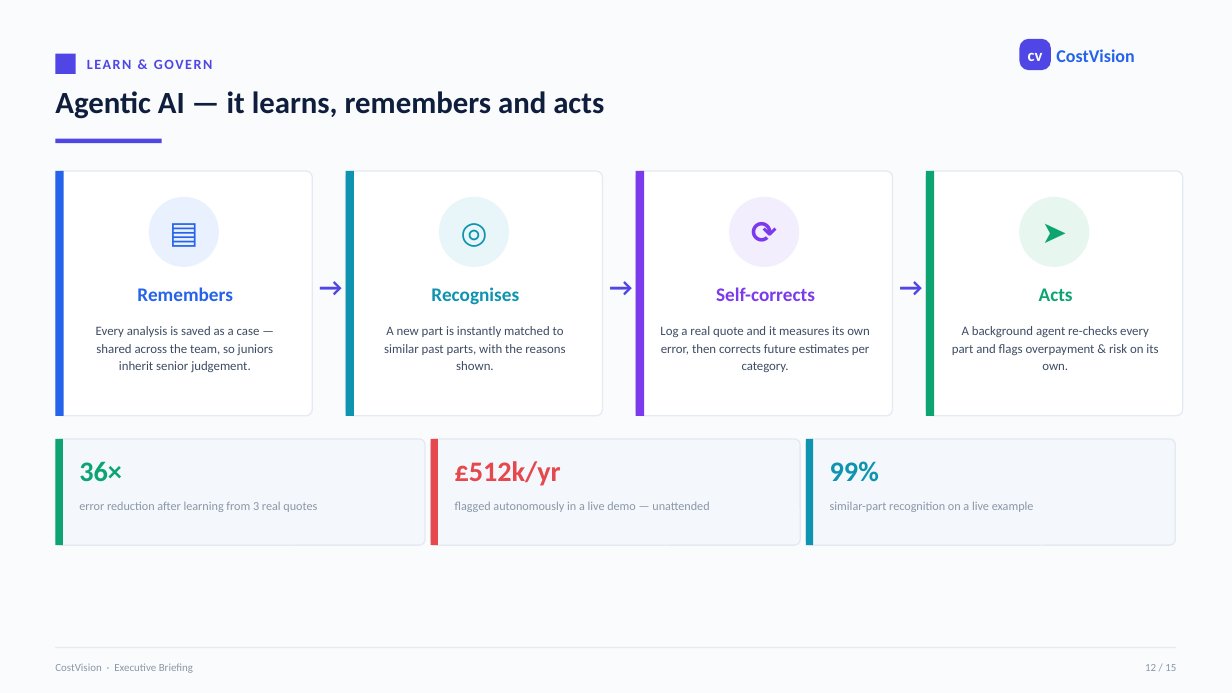
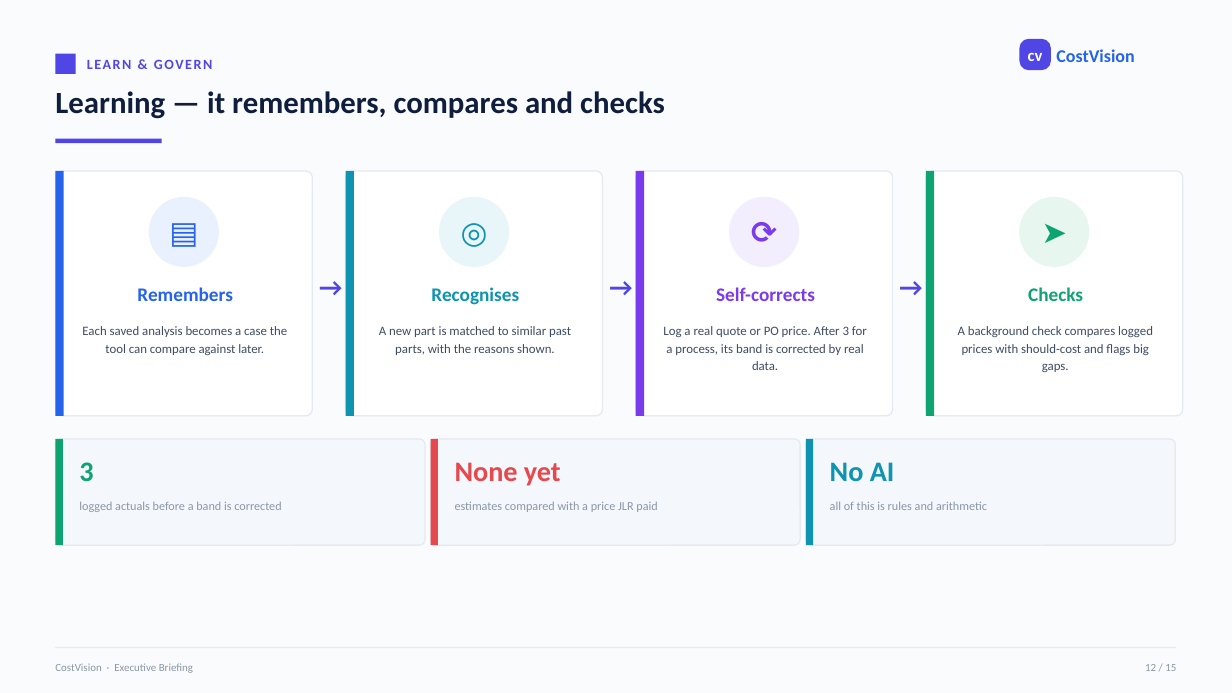
Before and after one commit to bhosaleavinash546/leamington-marathi, a slide deck: slide 12 of CostVision-Executive-Summary.pptx. Drawn at 1232x693 pixels with LibreOffice and Linux fonts; fonts in the diff are those of the drawing. Boxes give left, top, right and bottom in pixels: in the first picture for what was removed or moved away, otherwise in the second. Text is boxed around its words. In the diff, an @@ line names an element or a change of style, - is before the commit and + after.

```diff
--- a/CostVision-Executive-Summary.pptx
+++ b/CostVision-Executive-Summary.pptx
@@ text at [55, 91, 665, 119]: text changed @@
-Agentic AI — it learns, remembers and acts
+Learning — it remembers, compares and checks
@@ text at [1028, 287, 1083, 301]: text changed @@
-Acts
+Checks
@@ text at [82, 326, 287, 355]: text changed @@
-Every analysis is saved as a case — shared across the team, so juniors inherit senior judgement.
+Each saved analysis becomes a case the tool can compare against later.
@@ text at [379, 326, 571, 355]: text changed @@
-A new part is instantly matched to similar past parts, with the reasons shown.
+A new part is matched to similar past parts, with the reasons shown.
@@ text at [663, 326, 867, 370]: text changed @@
-Log a real quote and it measures its own error, then corrects future estimates per category.
+Log a real quote or PO price. After 3 for a process, its band is corrected by real data.
@@ text at [958, 326, 1153, 372]: text changed @@
-A background agent re-checks every part and flags overpayment & risk on its own.
+A background check compares logged prices with should-cost and flags big gaps.
@@ text at [79, 462, 93, 481]: text changed @@
-36×
+3
@@ text at [455, 462, 561, 486]: text changed @@
-£512k/yr
+None yet
@@ text at [830, 462, 895, 481]: text changed @@
-99%
+No AI
@@ text at [79, 501, 281, 512]: text changed @@
-error reduction after learning from 3 real quotes
+logged actuals before a band is corrected
@@ text at [455, 501, 657, 512]: text changed @@
-flagged autonomously in a live demo — unattended
+estimates compared with a price JLR paid
@@ text at [830, 501, 987, 510]: text changed @@
-similar-part recognition on a live example
+all of this is rules and arithmetic
```
Also in this commit, not shown: 14 other slides changed.
